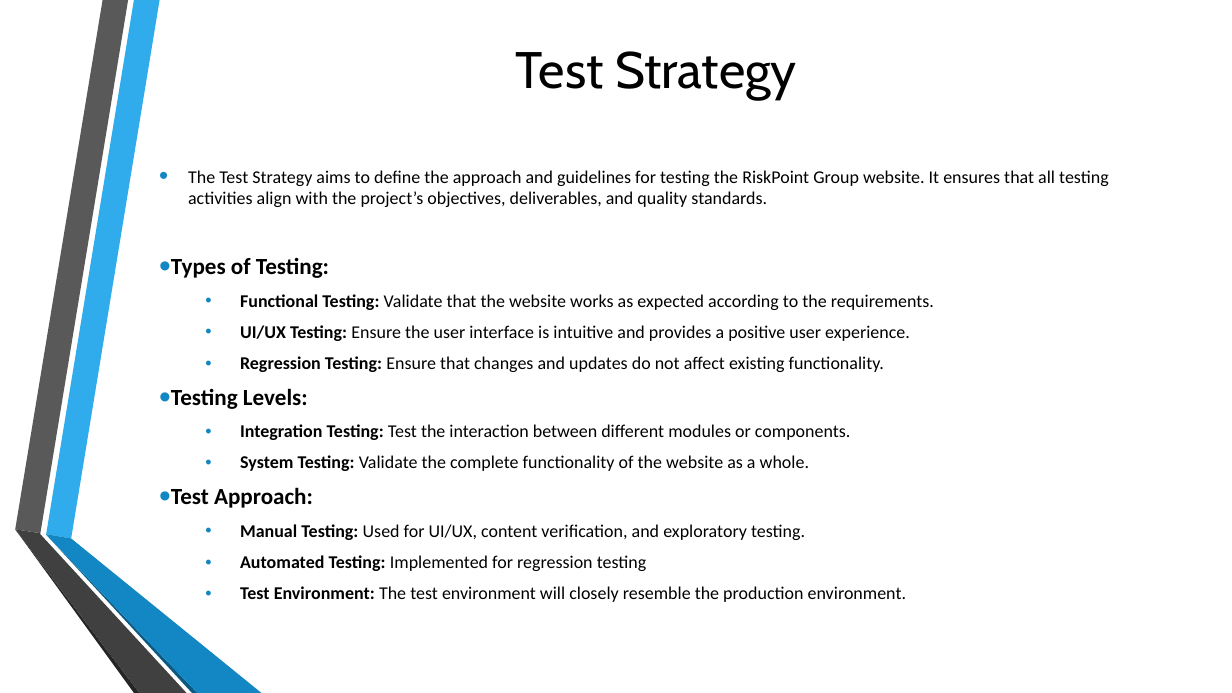
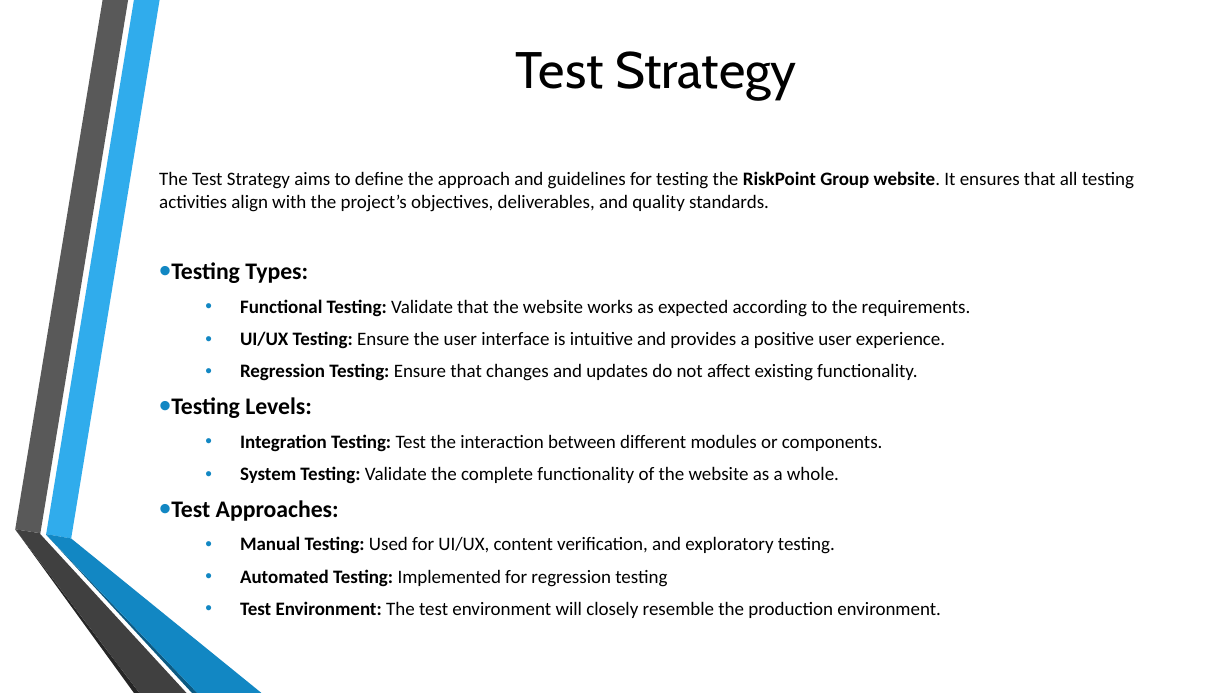
Before and after one commit to rohinitornal/riskpoint, a slide deck: slide 5 of SW Test Demo.pptx (slide 6 before the commit). Drawn at 1232x693 pixels with LibreOffice and Linux fonts; fonts in the diff are those of the drawing; background and template pictures are left out. Boxes give left, top, right and bottom in pixels: in the first picture for what was removed or moved away, otherwise in the second. Text is boxed around its words. In the diff, an @@ line names an element or a change of style, - is before the commit and + after.

```diff
--- a/SW Test Demo.pptx
+++ b/SW Test Demo.pptx
@@ text at (x1=159, y1=171, x2=1134, y2=618): size 14 to 14.8 pt; bold on in "RiskPoint Group website."; size 18 to 18.5 pt in "Testing Levels:"; bullet • to none @@
@@ text at (x1=171, y1=262, x2=308, y2=283): text changed; size 18 to 18.5 pt @@
-• Types of Testing:
+• Testing Types:
@@ text at (x1=171, y1=500, x2=339, y2=521): text changed; size 18 to 18.5 pt @@
-• Test Approach:
+• Test Approaches:
```
Also in this commit, not shown: 6 other slides changed, 3 slides added, 3 slides removed, 7 other files.
